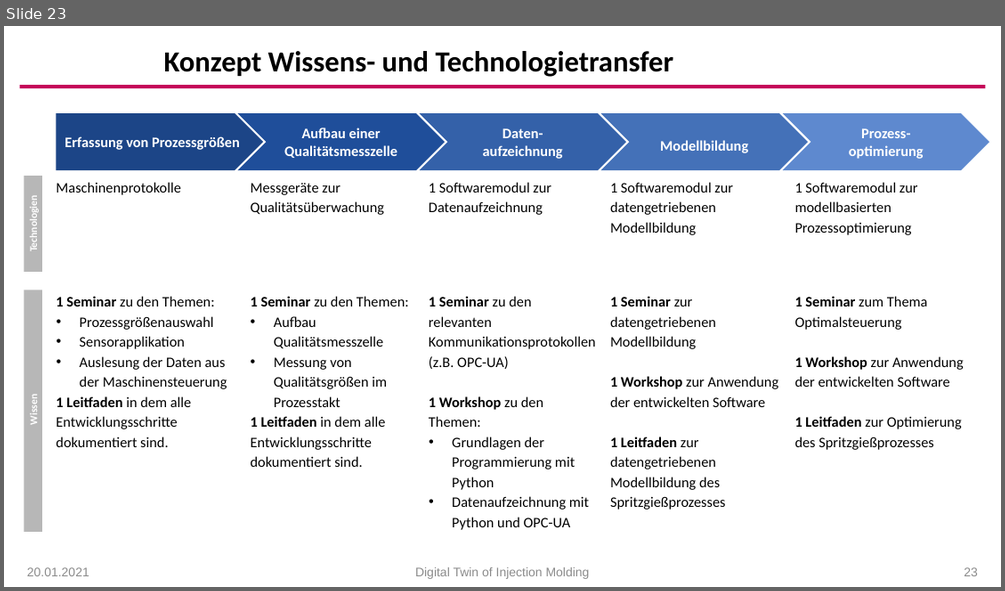
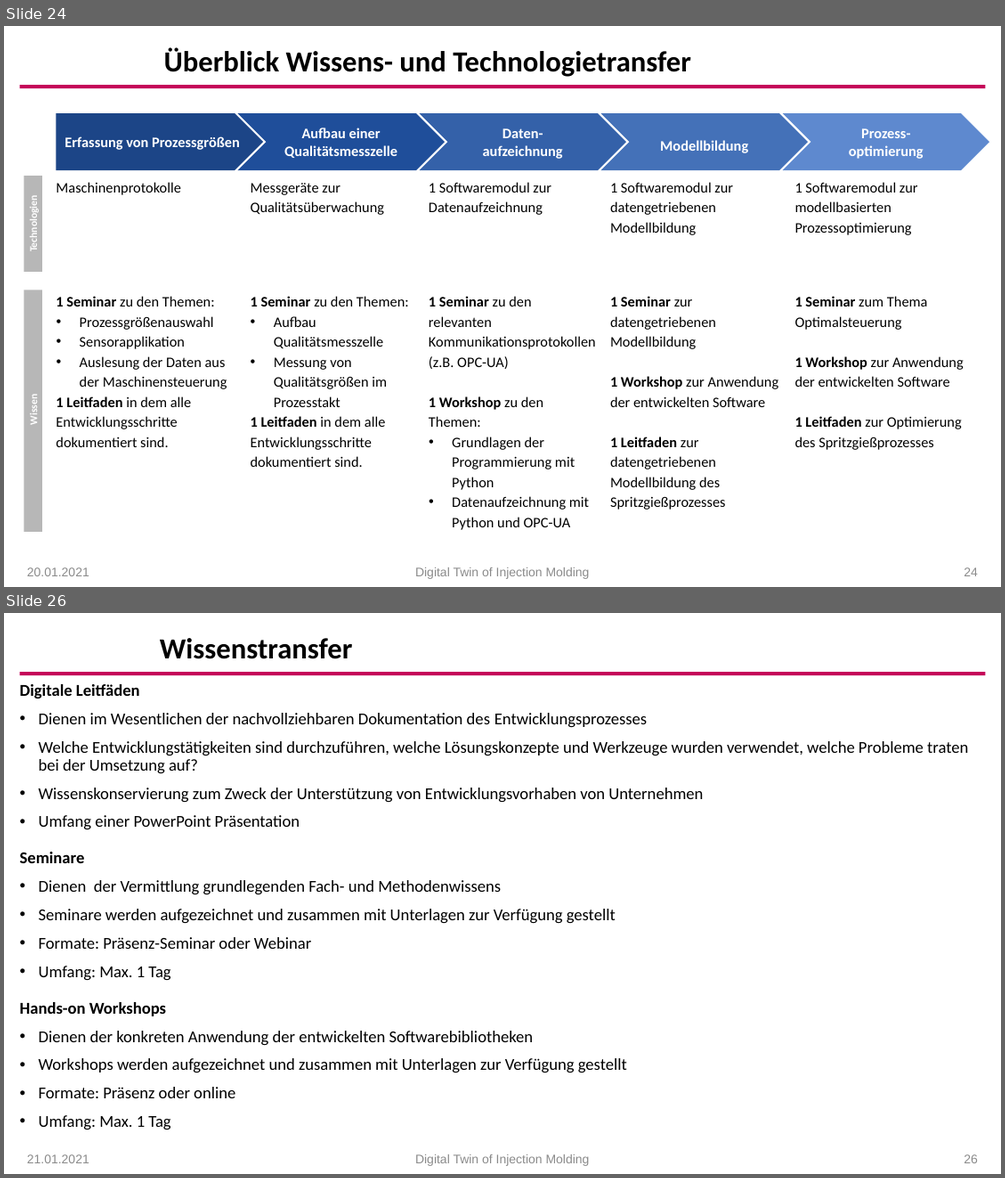
Before and after one commit to arehmer/DigitalTwinInjectionMoulding, a slide deck: Präsentationen/Kick-Off.pptx. Shown one above the other, each under a label of ours: slide 23 before the commit, slides 24 and 26 after it; the slides between them are not shown. The pictures are 1005x591 and 1005x1178 pixels, drawn with LibreOffice and Linux fonts; fonts in the diff are those of the drawing; background and template pictures are left out. Boxes give left, top, right and bottom in pixels: in the first picture for what was removed or moved away, otherwise in the second. Text is boxed around its words. In the diff, an @@ line names an element or a change of style, - is before the commit and + after.

```diff
--- a/Präsentationen/Kick-Off.pptx
+++ b/Präsentationen/Kick-Off.pptx
@@ slide 26 added at [4, 613, 1001, 1174], background #FFFFFF; not listed: 1 template element that a slide beside it also shows @@
@@ title added at [160, 638, 352, 659], 28 pt, text #000000, bold @@
+Wissenstransfer
@@ text added at [20, 684, 968, 1130], 16 pt, text #000000 @@
+Digitale Leitfäden
+• Dienen im Wesentlichen der nachvollziehbaren Dokumentation des Entwicklungsprozesses
+• Welche Entwicklungstätigkeiten sind durchzuführen, welche Lösungskonzepte und Werkzeuge wurden verwendet, welche Probleme traten bei der Umsetzung auf?
+• Wissenskonservierung zum Zweck der Unterstützung von Entwicklungsvorhaben von Unternehmen
+• Umfang einer PowerPoint Präsentation
+Seminare
+• Dienen der Vermittlung grundlegenden Fach- und Methodenwissens
+• Seminare werden aufgezeichnet und zusammen mit Unterlagen zur Verfügung gestellt
+• Formate: Präsenz-Seminar oder Webinar
+• Umfang: Max. 1 Tag
+Hands-on Workshops
+• Dienen der konkreten Anwendung der entwickelten Softwarebibliotheken
+• Workshops werden aufgezeichnet und zusammen mit Unterlagen zur Verfügung gestellt
+• Formate: Präsenz oder online
+• Umfang: Max. 1 Tag
@@ text added at [27, 1154, 89, 1163], 12 pt, text #8B8B8B @@
+21.01.2021
@@ text added at [415, 1154, 590, 1166], 12 pt, text #8B8B8B @@
+Digital Twin of Injection Molding
@@ page number added at [963, 1154, 978, 1163], 12 pt, text #8B8B8B @@
+26
@@ what was slide 23 is now slide 24 @@
@@ slide 24 changed as well @@
@@ text at [164, 47, 691, 77]: text changed @@
-Konzept Wissens- und Technologietransfer
+Überblick Wissens- und Technologietransfer
@@ page number at [963, 567, 978, 576]: text changed @@
-23
+24
```
Also in this commit, not shown: 9 other slides changed, 4 other slides added, 1 slide removed, 2 other files.
